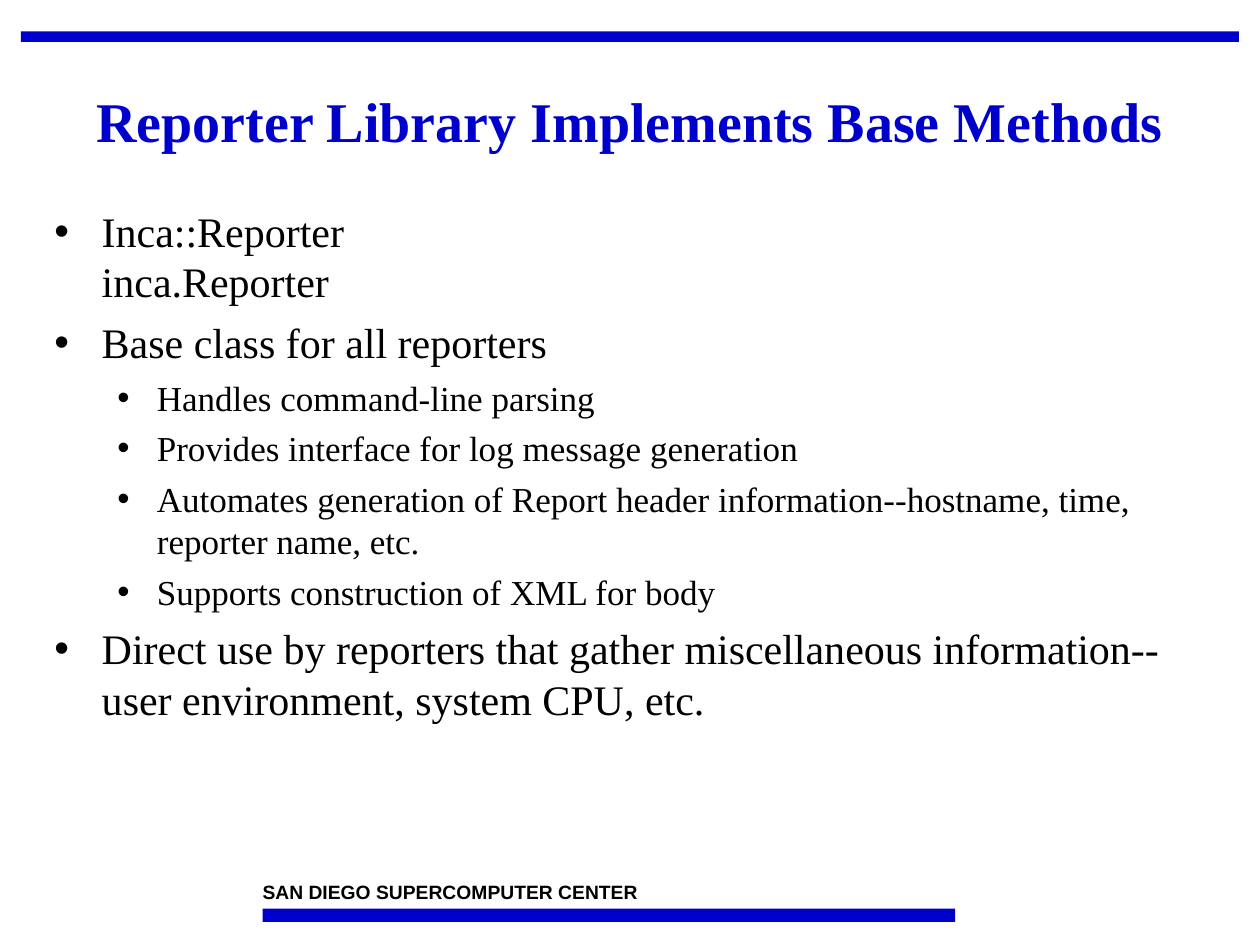
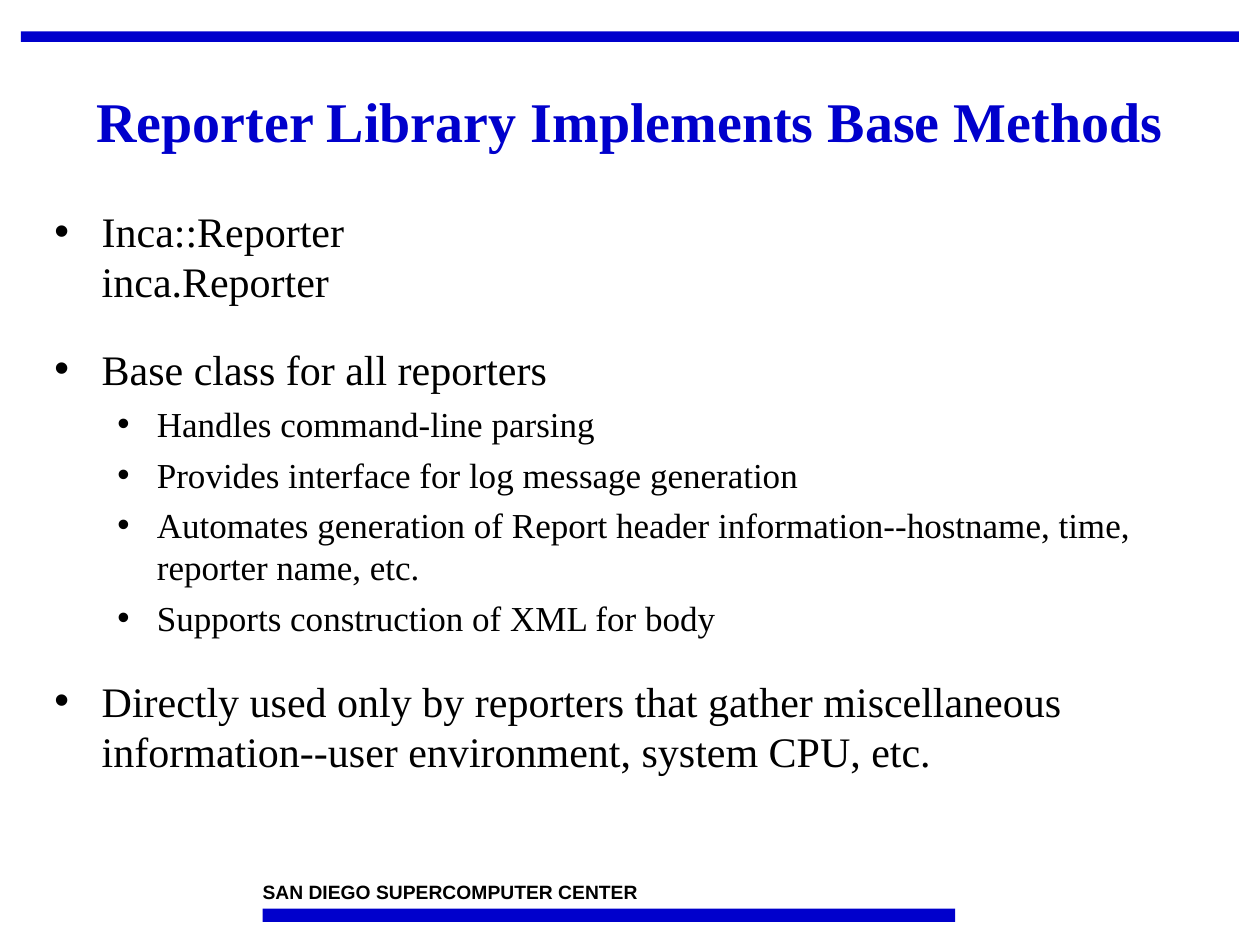
Before and after one commit to IncaProject/inca-xsede, a slide deck: slide 10 of talks/2008workshop/incaReporters.ppt. Drawn at 1260x945 pixels with LibreOffice and Linux fonts; fonts in the diff are those of the drawing; background and template pictures are left out. Boxes give left, top, right and bottom in pixels: in the first picture for what was removed or moved away, otherwise in the second. Text is boxed around its words. In the diff, an @@ line names an element or a change of style, - is before the commit and + after.

```diff
--- a/talks/2008workshop/incaReporters.ppt
+++ b/talks/2008workshop/incaReporters.ppt
@@ text at (102, 355, 547, 394): more space between paragraphs @@
@@ text at (102, 688, 1061, 776): text changed @@
-• Direct use by reporters that gather miscellaneous information--user environment, system CPU, etc.
+• Directly used only by reporters that gather miscellaneous information--user environment, system CPU, etc.
```
Also in this commit, not shown: 17 other slides changed.
